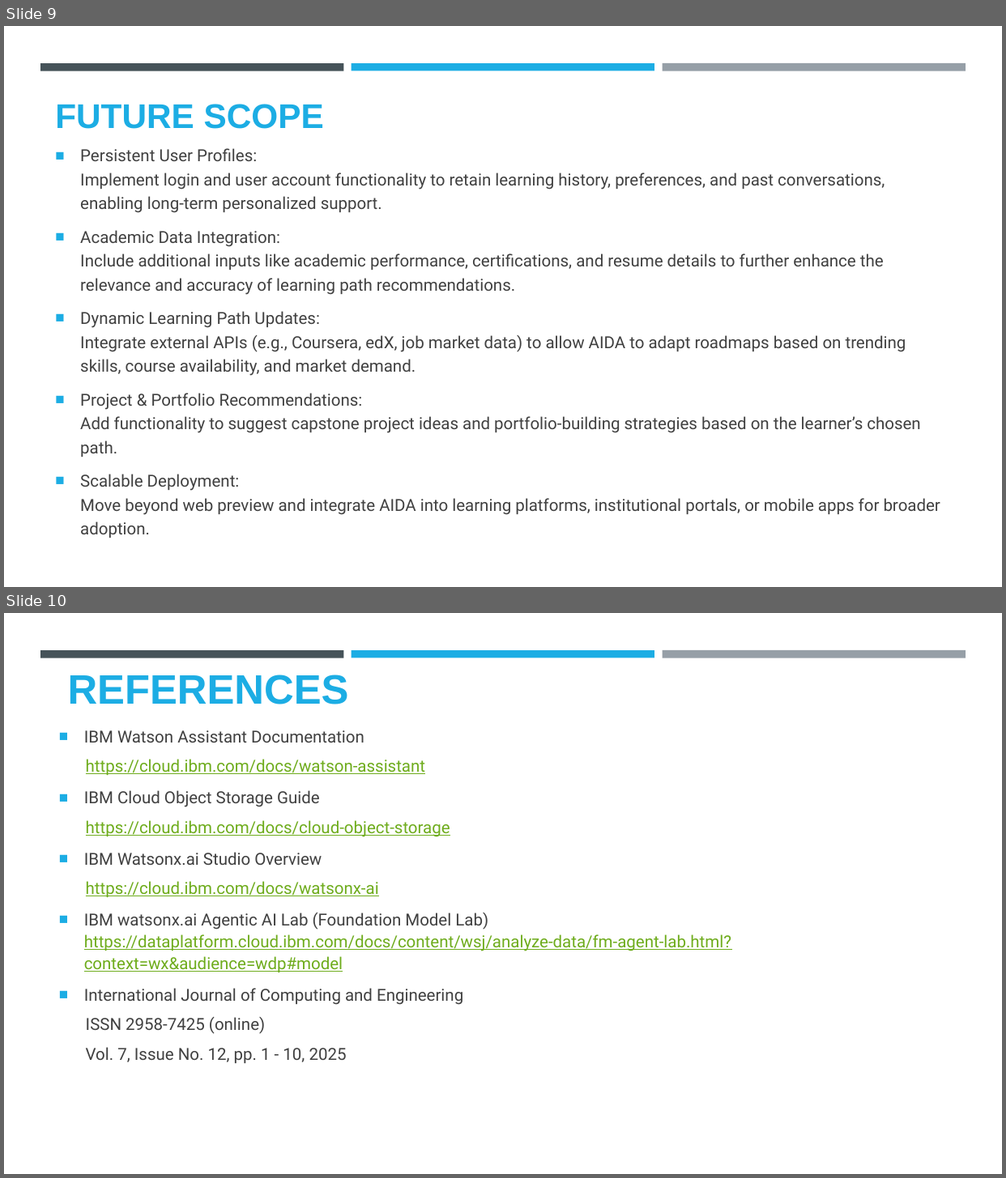
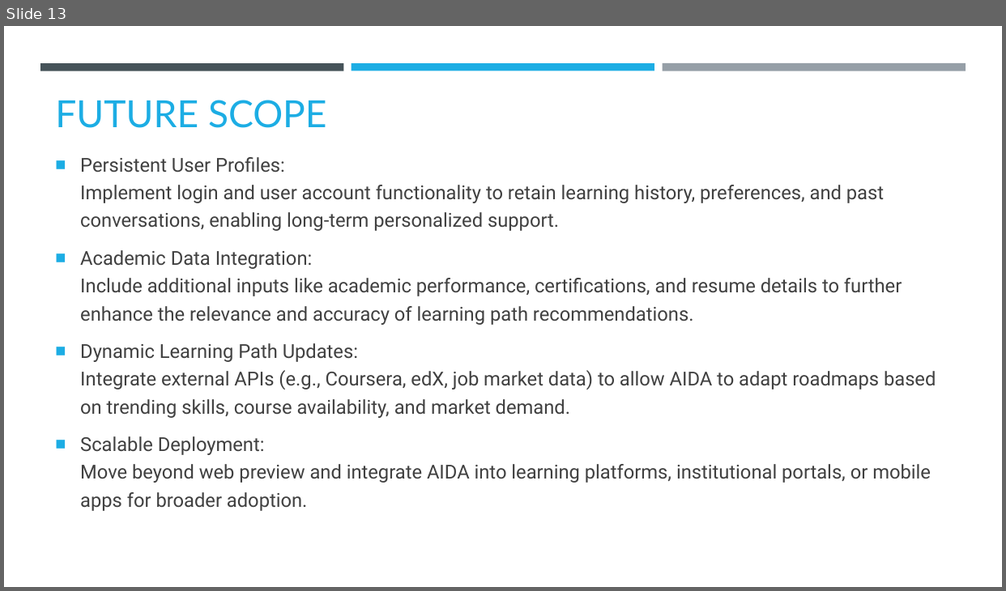
Before and after one commit to ParimalAhire/PathCraft-AIDA, a slide deck: ParimalAhire-PathCraft-AgenticAI.pptx. Shown one above the other, each under a label of ours: slides 9 and 10 before the commit, slide 13 after it. The pictures are 1006x1178 and 1006x591 pixels, drawn with LibreOffice and Linux fonts; fonts in the diff are those of the drawing; background and template pictures are left out. Boxes give left, top, right and bottom in pixels: in the first picture for what was removed or moved away, otherwise in the second. Text is boxed around its words. In the diff, an @@ line names an element or a change of style, - is before the commit and + after.

```diff
--- a/ParimalAhire-PathCraft-AgenticAI.pptx
+++ b/ParimalAhire-PathCraft-AgenticAI.pptx
@@ slide 10 removed at bbox=[4, 613, 1002, 1174], background #FFFFFF; not listed: 3 template elements that a slide beside it also shows @@
@@ title removed at bbox=[68, 675, 349, 705] @@
-REFERENCES
@@ text removed at bbox=[84, 730, 731, 1063] @@
-■ IBM Watson Assistant Documentation
-  https://cloud.ibm.com/docs/watson-assistant
-■ IBM Cloud Object Storage Guide
-  https://cloud.ibm.com/docs/cloud-object-storage
-■ IBM Watsonx.ai Studio Overview
-  https://cloud.ibm.com/docs/watsonx-ai
-■ IBM watsonx.ai Agentic AI Lab (Foundation Model Lab)
-  https://dataplatform.cloud.ibm.com/docs/content/wsj/analyze-data/fm-agent-lab.html?context=wx&audience=wdp#model
-■ International Journal of Computing and Engineering
-  ISSN 2958-7425 (online)
-  Vol. 7, Issue No. 12, pp. 1 - 10, 2025
@@ what was slide 9 is now slide 13 @@
@@ slide 13 changed as well @@
@@ text "FUTURE SCOPE" at bbox=[55, 100, 327, 128]: size 33 to 36 pt, font Arial to Lato, bold off; line spacing 0.8 to 1 @@
@@ text "Persistent User Profiles: Implement login ...": place and size @@
-text "Persistent User Profiles: Implement login ..." at bbox=[80, 148, 940, 538]
+text "Persistent User Profiles: Implement login ..." at bbox=[80, 157, 936, 511]
@@ text "Persistent User Profiles: Implement login ..." at bbox=[80, 157, 936, 511]: size 16 to 18.5 pt @@
@@ text at bbox=[80, 393, 920, 457]: paragraph removed @@
-■ Project & Portfolio Recommendations:
-  Add functionality to suggest capstone project ideas and portfolio-building strategies based on the learner’s chosen path.
```
Also in this commit, not shown: 6 other slides changed, 11 slides added, 6 other slides removed, 1 other file.
